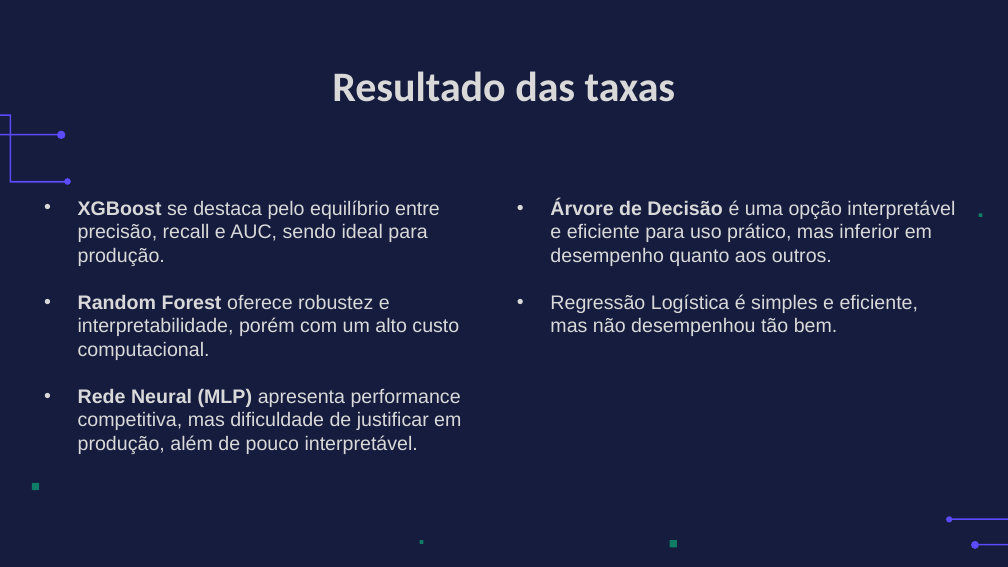
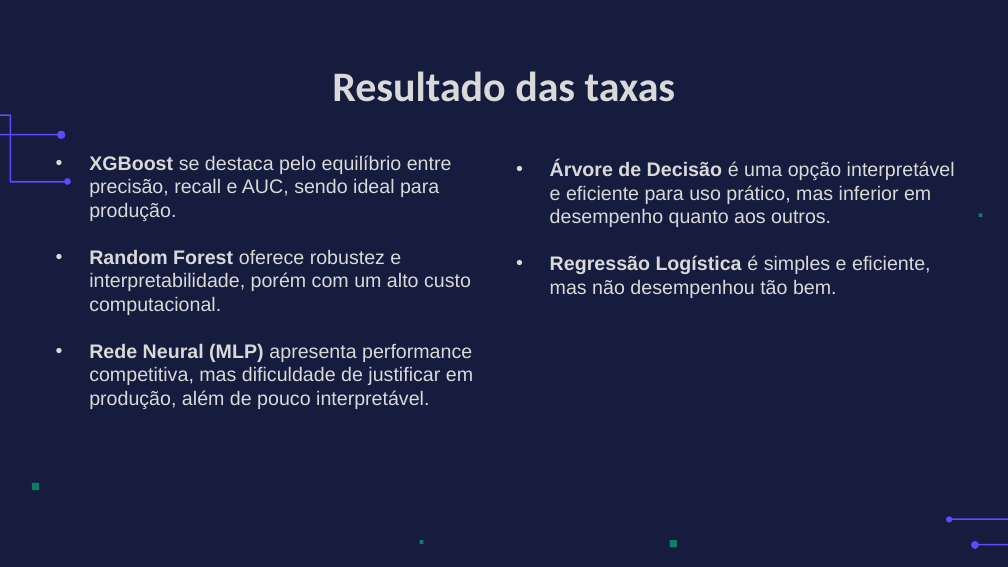
Before and after one commit to VMartins2106/Projeto_A3_IA_USJT, a slide deck: slide 26 of A3_AI.pptx. Drawn at 1008x567 pixels with LibreOffice and Linux fonts; fonts in the diff are those of the drawing; background and template pictures are left out. Boxes give left, top, right and bottom in pixels: in the first picture for what was removed or moved away, otherwise in the second. Text is boxed around its words. In the diff, an @@ line names an element or a change of style, - is before the commit and + after.

```diff
--- a/A3_AI.pptx
+++ b/A3_AI.pptx
@@ text "XGBoost se destaca pelo equilíbrio ..." moved from (x1=78, y1=200, x2=461, y2=454) to (x1=89, y1=155, x2=473, y2=409) @@
@@ text "Árvore de Decisão é uma ..." moved from (x1=550, y1=199, x2=955, y2=336) to (x1=550, y1=161, x2=955, y2=298) @@
@@ text at (x1=550, y1=255, x2=931, y2=298): bold on in "Regressão Logística" @@
```
Also in this commit, not shown: 2 other slides changed.
